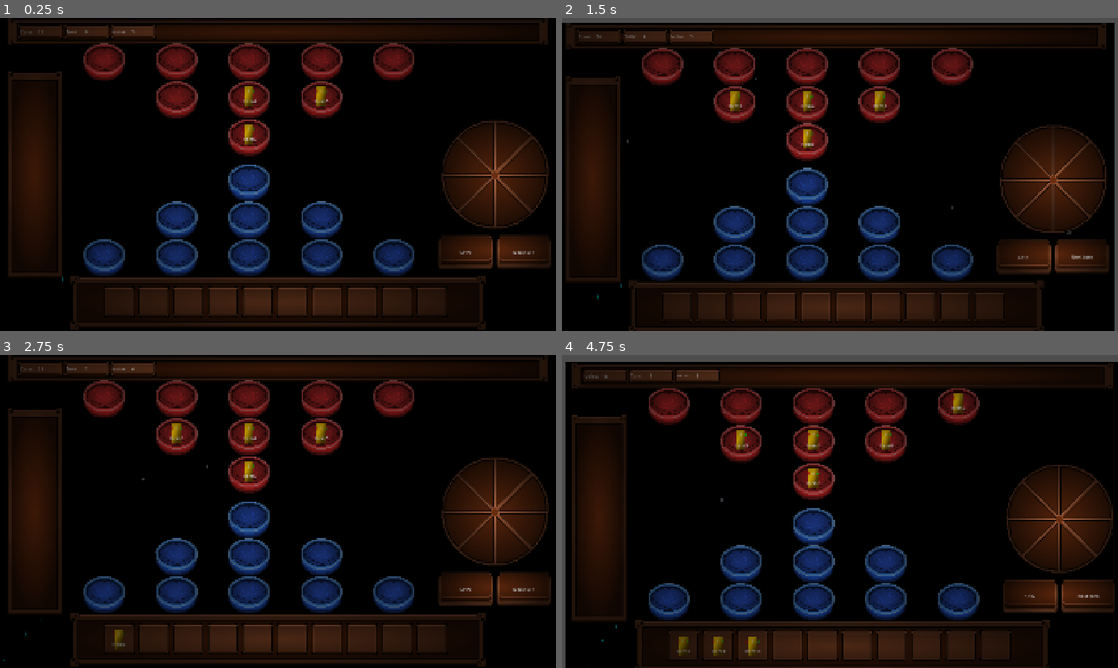
Above: before the commit, frames 1-4 (two rows, left to right).
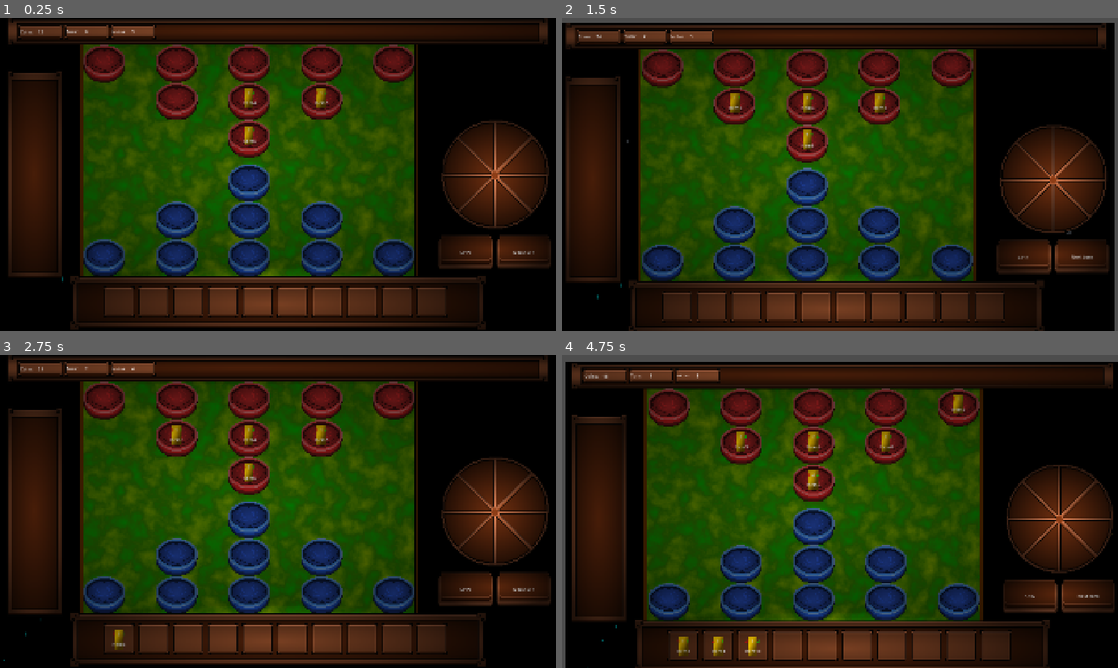
Above: after the commit, the same moments.

Repository: ArmanKianian/Untitled
Game: Godot game, scene res://scenes/game.tscn
Two runs of this game, one before a commit and one after it. Both use one fixed random seed, a clock stepped at 60 frames per second and the inputs below.
Inputs:
- Up to frame 1 (0.25 s): no input
- Up to frame 2 (1.5 s): click "Next turn" at 0.5 s; click "Next turn" at 1.25 s
- Up to frame 3 (2.75 s): click "SPIN" at 2 s
- Up to frame 4 (4.75 s): click "SPIN" at 2.75 s; click "SPIN" at 3.5 s; click "Next turn" at 4.25 s

The runs differ from the first frame. In frame 1, 40% of the frame differs, in the area x 1-99%, y 1-99%; in frame 2, 40%; in frame 3, 40%; in frame 4, 41%, in the area x 1-100%, y 3-100%.

Commit message:
Graphic update
New lightings, New background and ...

Diff:
--- a/scenes/game.tscn
+++ b/scenes/game.tscn
@@ -34,6 +34,18 @@
 _data = [Vector2(0, 0), 0.0, 0.0, 0, 0, Vector2(0.5, 1), 0.0, 0.0, 0, 0, Vector2(1, 0), 0.0, 0.0, 0, 0]
 point_count = 3
 
+[sub_resource type="Gradient" id="Gradient_upehx"]
+offsets = PackedFloat32Array(0, 0.45783132, 1)
+colors = PackedColorArray(0, 1, 0, 1, 0.26776242, 0.6844512, 0, 1, 0.78431374, 1, 0, 1)
+
+[sub_resource type="FastNoiseLite" id="FastNoiseLite_x437s"]
+
+[sub_resource type="NoiseTexture2D" id="NoiseTexture2D_iqw5e"]
+width = 1150
+height = 850
+noise = SubResource("FastNoiseLite_x437s")
+color_ramp = SubResource("Gradient_upehx")
+
 [sub_resource type="Gradient" id="Gradient_lbhrr"]
 offsets = PackedFloat32Array(0.9939759, 1)
 colors = PackedColorArray(0, 1, 1, 1, 0, 0, 0, 0)
@@ -130,6 +142,18 @@
 color = Color(0.45554918, 0.49031997, 0.52986395, 1)
 hue_variation_min = -1.0
 hue_variation_max = 1.0
+
+[node name="Sprite2D" type="Sprite2D" parent="Background" unique_id=1712898480]
+position = Vector2(-102, -50)
+texture = SubResource("NoiseTexture2D_iqw5e")
+
+[node name="Line2D" type="Line2D" parent="Background" unique_id=853755570]
+points = PackedVector2Array(-680, -450, -680, 360)
+default_color = Color(0.6119493, 0.2979383, 0, 1)
+
+[node name="Line2D2" type="Line2D" parent="Background" unique_id=616691457]
+points = PackedVector2Array(480, -451, 480, 360)
+default_color = Color(0.6119493, 0.2979383, 0, 1)
 
 [node name="Panels" type="Node2D" parent="." unique_id=86920020]
 
@@ -312,26 +336,23 @@
 [node name="PointLight2D" type="PointLight2D" parent="Lightings" unique_id=2112795559]
 position = Vector2(750.5, 5.000002)
 scale = Vector2(5.752841, 5.6534085)
-energy = 0.8
+energy = 1.2
 texture = SubResource("GradientTexture2D_8nxoa")
 texture_scale = 1.1
 
 [node name="PointLight2D2" type="PointLight2D" parent="Lightings" unique_id=1171839525]
-position = Vector2(-841.49994, -3.499998)
-scale = Vector2(3.0468755, 11.203124)
-energy = 0.8
+position = Vector2(-842.5, -1.5000153)
+scale = Vector2(4.0156236, 13.546875)
 texture = SubResource("GradientTexture2D_8nxoa")
 
 [node name="PointLight2D3" type="PointLight2D" parent="Lightings" unique_id=1927416260]
-position = Vector2(-1.4999695, -490.5)
-scale = Vector2(29.265625, 1.3281251)
-energy = 0.7
+position = Vector2(-110.999985, -495.5)
+scale = Vector2(46.09375, 1.421875)
 texture = SubResource("GradientTexture2D_8nxoa")
 
 [node name="PointLight2D4" type="PointLight2D" parent="Lightings" unique_id=963801954]
-position = Vector2(-1.9999685, 441)
-scale = Vector2(22.468752, 2.9062502)
-energy = 0.5
+position = Vector2(-14.0000725, 448.5)
+scale = Vector2(25.374998, 4.015624)
 texture = SubResource("GradientTexture2D_8nxoa")
 
 [node name="PointLight2D5" type="PointLight2D" parent="Lightings" unique_id=543279182]
--- a/scripts/war_square.gd
+++ b/scripts/war_square.gd
@@ -28,7 +28,7 @@
 
 	# enemy square slots
 	line = 0
-	first_slot_position = Vector2(-600, -400.0)
+	first_slot_position = Vector2(-600, -395.0)
 	while line < line_count:
 		slot_position = first_slot_position + Vector2(0, line * slot_y_distance)
 		for i in range(line, line_count - line):
